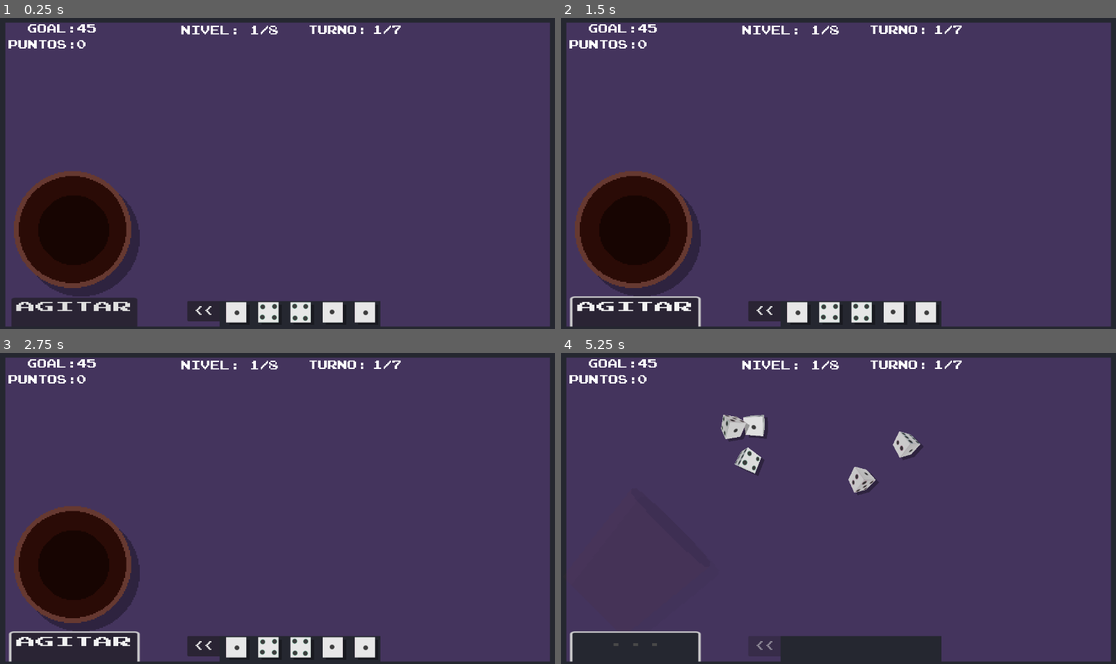
Above: before the commit, frames 1-4 (two rows, left to right).
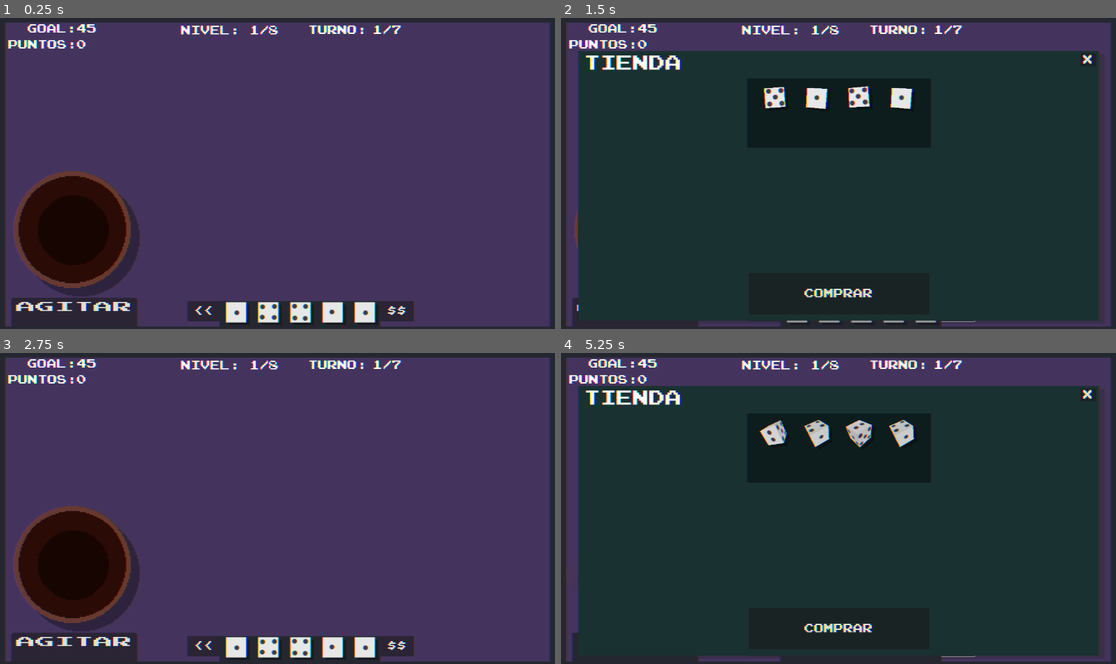
Above: after the commit, the same moments.

Repository: mcerdeira/generala-dice
Game: Godot game, scene res://scenes/main.tscn
The game is run twice, just before and just after one commit, with the same random seed, the same clock (stepped at 60 frames per second) and the same inputs. Sound files missing from this copy of the repository are replaced by a short silence.
Inputs (mouse positions are in pixels of both pictures, inside the frame that each line leads up to):
- Up to frame 1 (0.25 s): no input
- Up to frame 2 (1.5 s): click "AGITAR" at 0.5 s; click (960, 310) at 1.25 s, where only the run after the commit has a clickable "$$"
- Up to frame 3 (2.75 s): click (527, 393) at 2 s, where only the run after the commit has a clickable "X"
- Up to frame 4 (5.25 s): click "<<" at 2.75 s; click "AGITAR" at 3.5 s; click "TIRAR" at 4.25 s; click (960, 645) at 5 s, where only the run after the commit has a clickable "$$"

The runs differ from the first frame. In frame 1, 2.3% of the frame differs, in the area x 1-100%, y 1-100%; in frame 2, 80%; in frame 3, 2.6%; in frame 4, 79%.

Commit message:
Cosas y avances

Diff:
--- /dev/null
+++ b/scenes/Dice_shop.gd
@@ -0,0 +1,6 @@
+extends Area2D
+
+
+func _on_control_gui_input(event):
+	if event is InputEventMouseButton && event.is_action_pressed("click"):
+		$enfasis.visible = !$enfasis.visible
--- /dev/null
+++ b/scenes/Dice_shop.tscn
@@ -0,0 +1,62 @@
+[gd_scene load_steps=8 format=3 uid="uid://dwiopwb2k0qtu"]
+
+[ext_resource type="Script" path="res://scenes/Dice_shop.gd" id="1_wyqml"]
+[ext_resource type="PackedScene" uid="uid://bx0wq56ijp6gw" path="res://scenes/node_3d_shop.tscn" id="2_c64jr"]
+[ext_resource type="Shader" path="res://scenes/enfasis.gdshader" id="3_wy7y5"]
+[ext_resource type="Texture2D" uid="uid://dn5ybcewikek6" path="res://sprites/dices/enfasis.png" id="4_jikcf"]
+
+[sub_resource type="ViewportTexture" id="ViewportTexture_hmu5q"]
+viewport_path = NodePath("SubViewport")
+
+[sub_resource type="ShaderMaterial" id="ShaderMaterial_d33tk"]
+shader = ExtResource("3_wy7y5")
+shader_parameter/shine_color = Color(1, 1, 1, 1)
+shader_parameter/shine_speed = 3.0
+shader_parameter/shine_size = 0.01
+shader_parameter/white = null
+
+[sub_resource type="RectangleShape2D" id="RectangleShape2D_x1lnw"]
+size = Vector2(76, 69)
+
+[node name="Dice_shop" type="Area2D"]
+collision_layer = 2
+collision_mask = 2
+script = ExtResource("1_wyqml")
+
+[node name="shadow" type="Sprite2D" parent="."]
+self_modulate = Color(0, 0, 0, 0.321569)
+position = Vector2(8, 6)
+texture = SubResource("ViewportTexture_hmu5q")
+
+[node name="enfasis" type="Sprite2D" parent="."]
+visible = false
+material = SubResource("ShaderMaterial_d33tk")
+scale = Vector2(0.3, 0.3)
+texture = ExtResource("4_jikcf")
+
+[node name="sprite" type="Sprite2D" parent="."]
+texture = SubResource("ViewportTexture_hmu5q")
+
+[node name="collider" type="CollisionShape2D" parent="."]
+position = Vector2(0, 0.5)
+shape = SubResource("RectangleShape2D_x1lnw")
+
+[node name="SubViewport" type="SubViewport" parent="."]
+own_world_3d = true
+transparent_bg = true
+size = Vector2i(96, 96)
+size_2d_override_stretch = true
+
+[node name="Node3D_shop" parent="SubViewport" instance=ExtResource("2_c64jr")]
+
+[node name="Control" type="Control" parent="."]
+layout_mode = 3
+anchors_preset = 0
+offset_left = -26.0
+offset_top = -26.0
+offset_right = 26.0
+offset_bottom = 26.0
+
+[connection signal="area_entered" from="." to="." method="_on_area_entered"]
+[connection signal="body_entered" from="." to="." method="_on_body_entered"]
+[connection signal="gui_input" from="Control" to="." method="_on_control_gui_input"]
--- /dev/null
+++ b/scenes/FX.gdshader
@@ -0,0 +1,17 @@
+shader_type canvas_item;
+
+uniform float amount = 0.2;
+uniform sampler2D offset_texture : hint_default_white;
+uniform sampler2D SCREEN_TEXTURE : hint_screen_texture, filter_linear_mipmap;
+
+void fragment() {
+	vec4 texture_color = texture(SCREEN_TEXTURE, SCREEN_UV);
+	vec4 color = texture_color;
+
+	float adjusted_amount = amount * texture(offset_texture, SCREEN_UV).r / 100.0;
+	color.r = texture(SCREEN_TEXTURE, vec2(SCREEN_UV.x + adjusted_amount, SCREEN_UV.y)).r;
+	color.g = texture(SCREEN_TEXTURE, SCREEN_UV).g;
+	color.b = texture(SCREEN_TEXTURE, vec2(SCREEN_UV.x - adjusted_amount, SCREEN_UV.y)).b;
+
+	COLOR = color;
+}
--- /dev/null
+++ b/scenes/Shop.gd
@@ -0,0 +1,19 @@
+extends Node2D
+
+
+# Called when the node enters the scene tree for the first time.
+func _ready():
+	visible = false
+
+
+# Called every frame. 'delta' is the elapsed time since the previous frame.
+func _process(delta):
+	pass
+
+
+func _on_button_4_pressed():
+	visible = !visible
+
+
+func _on_button_5_pressed():
+	pass # Replace with function body.
--- /dev/null
+++ b/scenes/dice3D_shop.gd
@@ -0,0 +1,120 @@
+extends MeshInstance3D
+var speed = 1
+var x_pos = 0
+var y_pos = 0
+#var z_pos = 0
+var decided = false
+var target_rotation = Vector3.ZERO
+var align_speed = 1  # Velocidad de alineación
+
+func _ready():
+	randomize()
+	x_pos = Global.pick_random([0.0, 90.0, 180.0, 270.0])
+	y_pos = Global.pick_random([0.0, 90.0, 180.0, 270.0])
+	#z_pos = Global.pick_random([0.0, 90.0, 180.0, 270.0])
+	rotation.x = deg_to_rad(x_pos)
+	rotation.y = deg_to_rad(y_pos)
+	#rotation.z = deg_to_rad(z_pos)
+	initialize()
+
+func initialize():
+	decided = false
+	speed = 1
+	align_speed = speed
+
+func _physics_process(delta):
+	rotation.x += (speed * delta)
+	rotation.y += (speed * delta)
+	rotation.z += (speed * delta)
+
+
+func what_ami():
+	if !decided:
+		return null
+	else:
+		if x_pos == 0 and y_pos == 0:
+			return 1
+		if x_pos == 0 and y_pos == 90:
+			return 4
+		if x_pos == 0 and y_pos == 180:
+			return 3
+		if x_pos == 0 and y_pos == 270:
+			return 2
+
+		if x_pos == 90 and y_pos == 0:
+			return 5
+		if x_pos == 90 and y_pos == 90:
+			return 4
+		if x_pos == 90 and y_pos == 180:
+			return 6
+		if x_pos == 90 and y_pos == 270:
+			return 2
+
+		if x_pos == 180 and y_pos == 0:
+			return 3
+		if x_pos == 180 and y_pos == 90:
+			return 4
+		if x_pos == 180 and y_pos == 180:
+			return 1
+		if x_pos == 180 and y_pos == 270:
+			return 2
+
+		if x_pos == 270 and y_pos == 0:
+			return 6
+		if x_pos == 270 and y_pos == 90:
+			return 4
+		if x_pos == 270 and y_pos == 180:
+			return 5
+		if x_pos == 270 and y_pos == 270:
+			return 2
+
+
+# Función para alinear a la posición más cercana
+func align_to_nearest():
+	var curr_rotx = rad_to_deg(rotation.x)
+	var curr_roty = rad_to_deg(rotation.y)
+	var num_dest = Global.pick_random([1, 2, 3, 4, 5, 6])
+	var resu = null
+
+	match num_dest:
+		1:
+			resu = Global.pick_random([
+				[0.0, 0.0],
+			])
+		2:
+			resu = Global.pick_random([
+				[0.0, 270.0],
+				[90.0, 270.0],
+				[180.0, 270.0],
+				[270.0, 270.0],
+			])
+		3:
+			resu = Global.pick_random([
+				[0.0, 180.0],
+				[180.0, 0.0],
+			])
+		4:
+			resu = Global.pick_random([
+				[0.0, 90.0],
+				[90.0, 90.0],
+				[180.0, 90.0],
+				[270.0, 90.0],
+			])
+		5:
+			resu = Global.pick_random([
+				[90.0, 0.0],
+				[270.0, 180.0],
+			])
+		6:
+			resu = Global.pick_random([
+				[90.0, 180.0],
+				[270.0, 0.0],
+			])
+
+	x_pos = resu[0]
+	y_pos = resu[1]
+
+	target_rotation.x = deg_to_rad(x_pos)
+	target_rotation.y = deg_to_rad(y_pos)
+
+	decided = true
--- a/scenes/main.gd
+++ b/scenes/main.gd
@@ -81,3 +81,6 @@
 
 func clearSelected():
 	$pointlist.clearSelected()
+
+func _on_button_3_pressed():
+	$Shop.visible = !$Shop.visible
--- a/scenes/main.tscn
+++ b/scenes/main.tscn
@@ -7,11 +7,18 @@
 [ext_resource type="PackedScene" uid="uid://c1178aepiu4hq" path="res://scenes/wall_1.tscn" id="4_rgh4a"]
 [ext_resource type="FontFile" uid="uid://qlhmfs1ahw63" path="res://fonts/prstartk.ttf" id="5_ciusn"]
 [ext_resource type="Script" path="res://scenes/pointlist.gd" id="5_dx72g"]
+[ext_resource type="Script" path="res://scenes/Shop.gd" id="8_kl6mg"]
+[ext_resource type="Shader" path="res://scenes/FX.gdshader" id="8_nwidx"]
+[ext_resource type="PackedScene" uid="uid://dwiopwb2k0qtu" path="res://scenes/Dice_shop.tscn" id="9_4euou"]
 
 [sub_resource type="RectangleShape2D" id="RectangleShape2D_7tt2w"]
-size = Vector2(222, 307)
+size = Vector2(222, 156)
 
 [sub_resource type="ShaderMaterial" id="ShaderMaterial_uj0rc"]
+
+[sub_resource type="ShaderMaterial" id="ShaderMaterial_5rf6s"]
+shader = ExtResource("8_nwidx")
+shader_parameter/amount = 0.12
 
 [node name="Main" type="Node2D"]
 position = Vector2(133, 61)
@@ -48,6 +55,16 @@
 text = "<<"
 metadata/_edit_use_anchors_ = true
 
+[node name="Button3" type="Button" parent="."]
+offset_left = 800.0
+offset_top = 638.0
+offset_right = 883.0
+offset_bottom = 688.0
+theme_override_fonts/font = ExtResource("5_ciusn")
+theme_override_font_sizes/font_size = 24
+text = "$$"
+metadata/_edit_use_anchors_ = true
+
 [node name="NoplayZone" type="Sprite2D" parent="."]
 position = Vector2(603.75, 671.25)
 scale = Vector2(12.3281, 2.04687)
@@ -80,12 +97,12 @@
 
 [node name="wall1" parent="." instance=ExtResource("4_rgh4a")]
 z_index = 100
-position = Vector2(-136, -152)
+position = Vector2(-136, -227)
 scale = Vector2(1, 2)
 
 [node name="wall2" parent="." instance=ExtResource("4_rgh4a")]
 z_index = 1001
-position = Vector2(1233, -144)
+position = Vector2(1233, -219)
 scale = Vector2(-1, 2)
 
 [node name="wall3" parent="." instance=ExtResource("4_rgh4a")]
@@ -185,16 +202,15 @@
 script = ExtResource("5_dx72g")
 
 [node name="ColorRect" type="ColorRect" parent="pointlist"]
-offset_left = -124.0
-offset_top = -26.0
-offset_right = 99.0
-offset_bottom = 278.0
-mouse_filter = 1
+offset_left = -123.0
+offset_top = -28.0
+offset_right = 100.0
+offset_bottom = 279.0
+mouse_filter = 2
 color = Color(0.0862745, 0.0901961, 0.117647, 0.670588)
-metadata/_edit_use_anchors_ = true
 
 [node name="collider" type="CollisionShape2D" parent="pointlist"]
-position = Vector2(-11, 125.5)
+position = Vector2(-11, 50)
 shape = SubResource("RectangleShape2D_7tt2w")
 
 [node name="items" type="ItemList" parent="pointlist"]
@@ -289,7 +305,90 @@
 theme_override_font_sizes/font_size = 80
 text = "PERDISTE!"
 
+[node name="Shop" type="Node2D" parent="."]
+z_index = 4095
+script = ExtResource("8_kl6mg")
+
+[node name="block" type="ColorRect" parent="Shop"]
+offset_left = -222.0
+offset_top = -177.0
+offset_right = 1324.0
+offset_bottom = 940.0
+color = Color(1, 1, 1, 0)
+
+[node name="ColorRect2" type="ColorRect" parent="Shop"]
+offset_left = -76.0
+offset_top = 30.0
+offset_right = 1202.0
+offset_bottom = 694.0
+color = Color(0.145098, 0.152941, 0.188235, 0.4)
+
+[node name="ColorRect" type="ColorRect" parent="Shop"]
+offset_left = -90.0
+offset_top = 22.0
+offset_right = 1188.0
+offset_bottom = 686.0
+color = Color(0.101961, 0.192157, 0.192157, 1)
+
+[node name="ColorRect3" type="ColorRect" parent="Shop"]
+offset_left = 324.0
+offset_top = 90.0
+offset_right = 775.0
+offset_bottom = 260.0
+color = Color(0.0509804, 0.113725, 0.113725, 1)
+
+[node name="Label" type="Label" parent="Shop"]
+offset_left = -76.0
+offset_top = 33.0
+offset_right = 164.0
+offset_bottom = 73.0
+theme_override_fonts/font = ExtResource("5_ciusn")
+theme_override_font_sizes/font_size = 40
+text = "TIENDA"
+
+[node name="Dice_shop" parent="Shop" instance=ExtResource("9_4euou")]
+position = Vector2(392, 137)
+
+[node name="Dice_shop2" parent="Shop" instance=ExtResource("9_4euou")]
+position = Vector2(496, 137)
+
+[node name="Dice_shop3" parent="Shop" instance=ExtResource("9_4euou")]
+position = Vector2(600, 137)
+
+[node name="Dice_shop4" parent="Shop" instance=ExtResource("9_4euou")]
+position = Vector2(704, 137)
+
+[node name="Button4" type="Button" parent="Shop"]
+offset_left = 1142.0
+offset_top = 28.0
+offset_right = 1180.0
+offset_bottom = 60.0
+theme_override_fonts/font = ExtResource("5_ciusn")
+theme_override_font_sizes/font_size = 24
+text = "X"
+
+[node name="Button5" type="Button" parent="Shop"]
+offset_left = 328.0
+offset_top = 569.0
+offset_right = 771.0
+offset_bottom = 671.0
+theme_override_fonts/font = ExtResource("5_ciusn")
+theme_override_font_sizes/font_size = 24
+text = "COMPRAR"
+
+[node name="FX" type="ColorRect" parent="."]
+z_index = 4096
+material = SubResource("ShaderMaterial_5rf6s")
+offset_left = -316.0
+offset_top = -111.0
+offset_right = 1453.0
+offset_bottom = 777.0
+mouse_filter = 2
+
 [connection signal="pressed" from="Button2" to="." method="_on_button_2_pressed"]
+[connection signal="pressed" from="Button3" to="." method="_on_button_3_pressed"]
 [connection signal="input_event" from="pointlist" to="pointlist" method="_on_input_event"]
 [connection signal="item_selected" from="pointlist/items" to="pointlist" method="_on_items_item_selected"]
 [connection signal="pressed" from="pointlist/Button" to="pointlist" method="_on_button_pressed"]
+[connection signal="pressed" from="Shop/Button4" to="Shop" method="_on_button_4_pressed"]
+[connection signal="pressed" from="Shop/Button5" to="Shop" method="_on_button_5_pressed"]
--- /dev/null
+++ b/scenes/node_3d_shop.tscn
@@ -0,0 +1,26 @@
+[gd_scene load_steps=5 format=3 uid="uid://bx0wq56ijp6gw"]
+
+[ext_resource type="Script" path="res://scenes/dice3D_shop.gd" id="2_0vih2"]
+[ext_resource type="Texture2D" uid="uid://dia5it1atxhpf" path="res://sprites/dices/cube1.png" id="2_j1yjx"]
+
+[sub_resource type="StandardMaterial3D" id="StandardMaterial3D_hdg6k"]
+albedo_texture = ExtResource("2_j1yjx")
+
+[sub_resource type="BoxMesh" id="BoxMesh_0tinb"]
+resource_local_to_scene = true
+lightmap_size_hint = Vector2i(14, 21)
+
+[node name="Node3D_shop" type="Node3D"]
+
+[node name="dice3D" type="MeshInstance3D" parent="."]
+material_override = SubResource("StandardMaterial3D_hdg6k")
+mesh = SubResource("BoxMesh_0tinb")
+script = ExtResource("2_0vih2")
+
+[node name="Camera3D" type="Camera3D" parent="."]
+transform = Transform3D(1, 0, 0, 0, 1, 0, 0, 0, 1, 0, 0, 2.59145)
+fov = 50.0
+
+[node name="DirectionalLight3D" type="DirectionalLight3D" parent="."]
+transform = Transform3D(1, 0, 0, 0, 1, 0, 0, 0, 1, 0, 0, 2.752)
+light_indirect_energy = 0.0
--- a/scenes/pointlist.gd
+++ b/scenes/pointlist.gd
@@ -30,6 +30,8 @@
 	Global.point_list = self
 
 func _physics_process(delta):
+	$Button.disabled = Global.GameOver
+
 	if dragged:
 		global_position = get_global_mouse_position()
 
--- a/scripts/Global.gd
+++ b/scripts/Global.gd
@@ -49,7 +49,7 @@
 func Next():
 	Turn += 1
 	InternarlTurn += 1
-	if Turn == TurnMax:
+	if Turn > TurnMax:
 		if Points < Goal:
 			gameover(false)
 		else:
@@ -73,10 +73,10 @@
 		Global.GameOver = true
 
 func minforTurn():
-	if InternarlTurn == 1:
+	if Global.Beaker.first:
 		return 5
 	else:
-		return 0
+		return 1
 
 func pick_random(container):
 	if typeof(container) == TYPE_DICTIONARY:
Not shown, changed: music/dados.wav.import
Not shown: 1 places in scenes/main.tscn that only renumber resources
